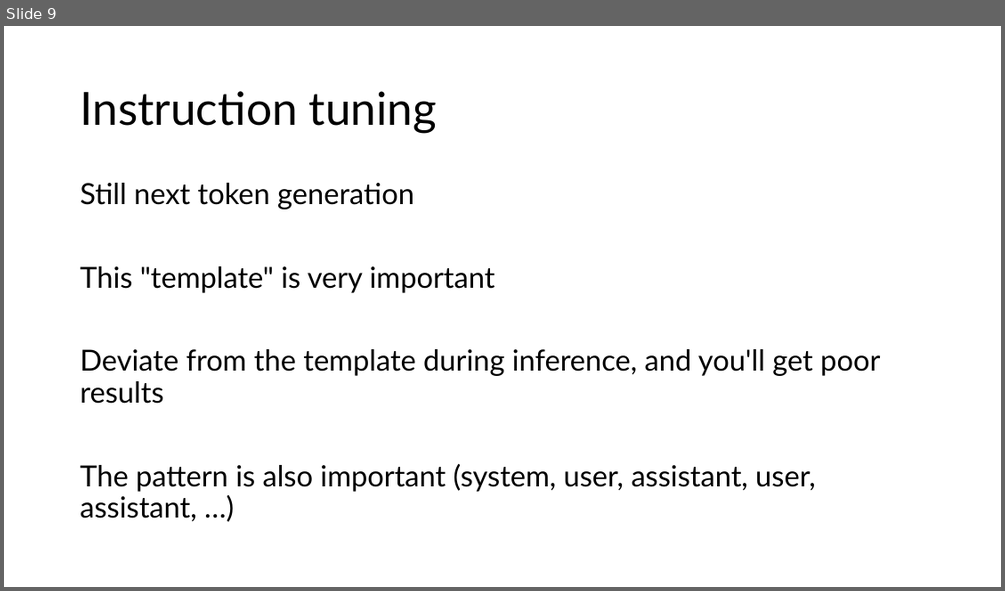
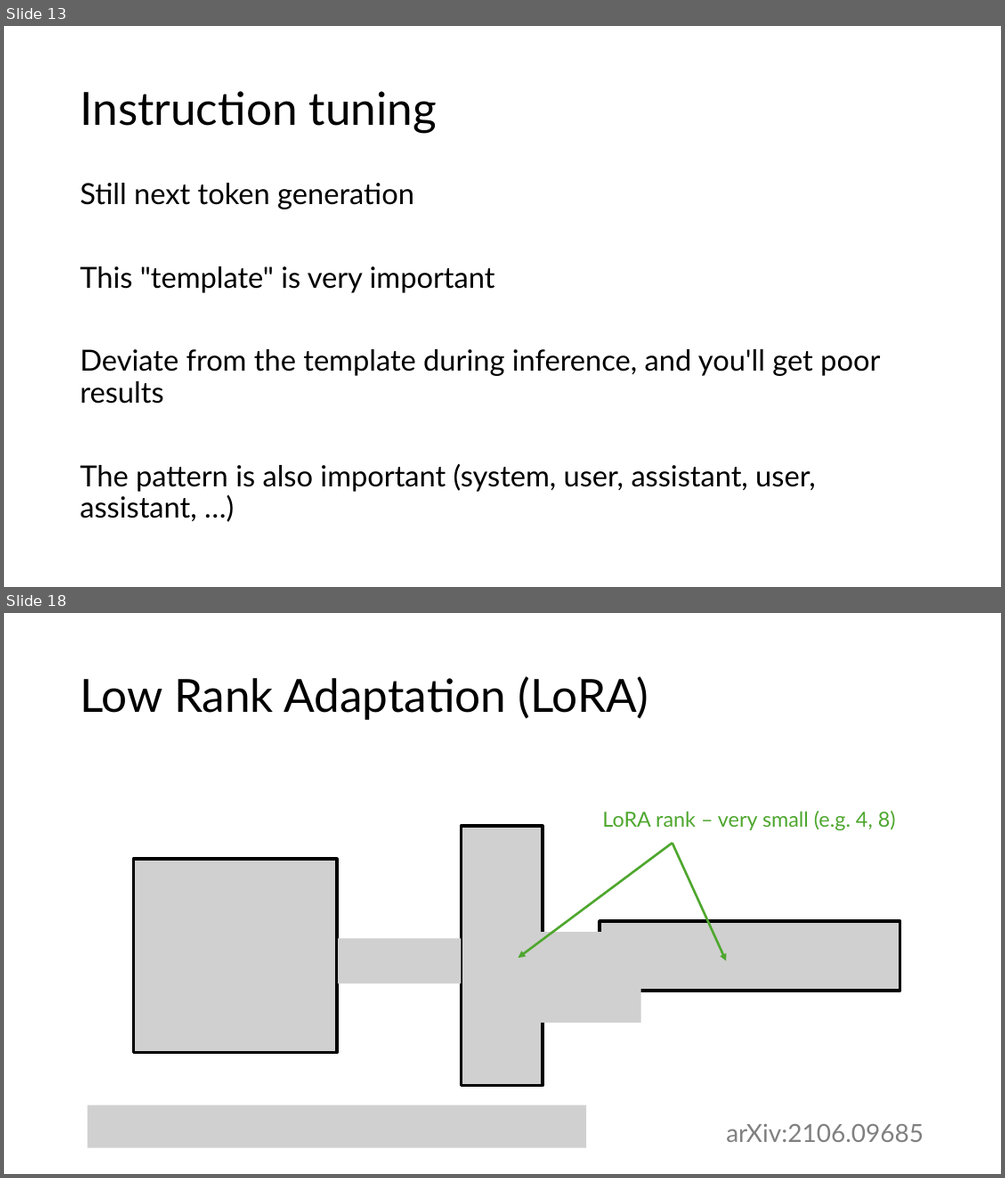
Before and after one commit to acceleratescience/large-language-models, a slide deck: slides/7-finetuning.pptx. Shown one above the other, each under a label of ours: slide 9 before the commit, slides 13 and 18 after it; the slides between them are not shown. The pictures are 1005x591 and 1005x1178 pixels, drawn with LibreOffice and Linux fonts; fonts in the diff are those of the drawing; grey boxes stand for pictures. Boxes give left, top, right and bottom in pixels: in the first picture for what was removed or moved away, otherwise in the second. Text is boxed around its words. In the diff, an @@ line names an element or a change of style, - is before the commit and + after.

```diff
--- a/slides/7-finetuning.pptx
+++ b/slides/7-finetuning.pptx
@@ slide 18 added at (x1=4, y1=613, x2=1001, y2=1174), background #FFFFFF @@
@@ title added at (x1=80, y1=676, x2=649, y2=720), 44 pt, text #000000 @@
+Low Rank Adaptation (LoRA)
@@ picture added at (x1=461, y1=826, x2=542, y2=1086) @@
@@ text added at (x1=602, y1=811, x2=896, y2=831), 20 pt, text #4EA72E @@
+LoRA rank – very small (e.g. 4, 8)
@@ arrow added from (672, 843) to (518, 957), #4EA72E 2.25 pt @@
@@ arrow added from (672, 843) to (727, 961), #4EA72E 2.25 pt @@
@@ picture added at (x1=133, y1=859, x2=337, y2=1053) @@
@@ picture added at (x1=518, y1=932, x2=642, y2=1022) @@
@@ picture added at (x1=599, y1=921, x2=900, y2=990) @@
@@ picture added at (x1=339, y1=938, x2=461, y2=984) @@
@@ picture added at (x1=88, y1=1105, x2=587, y2=1148) @@
@@ text added at (x1=726, y1=1123, x2=923, y2=1142), 24 pt, text #808080 @@
+arXiv:2106.09685
@@ what was slide 9 is now slide 13 @@
```
Also in this commit, not shown: 4 slides changed, 9 other slides added, 15 slides removed.
